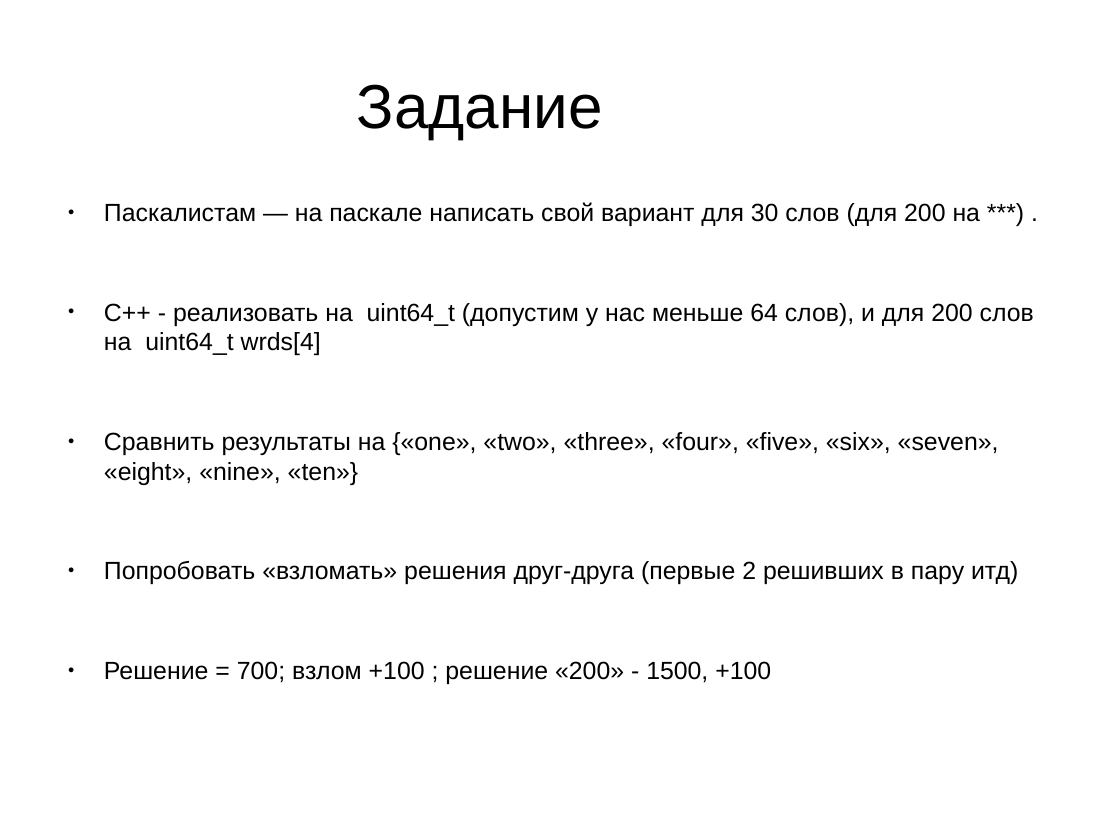
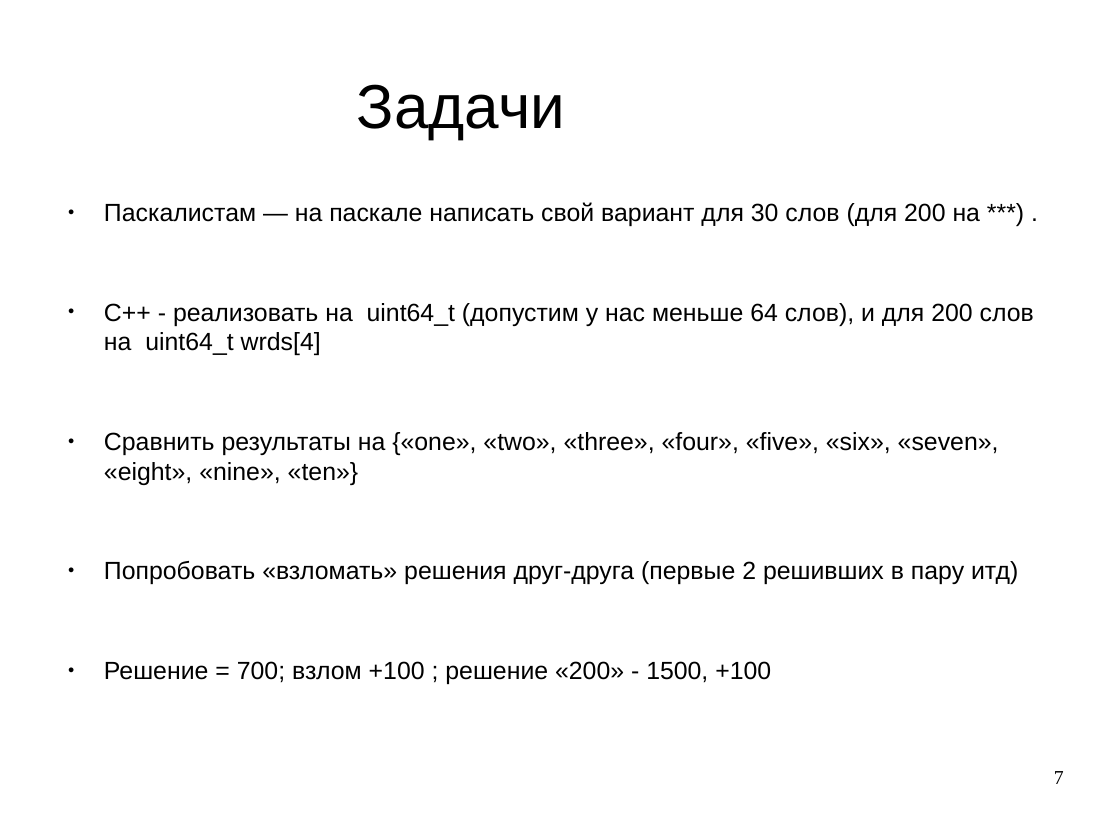
Before and after one commit to gritsulyak/School, a slide deck: slide 7 of 5/bagwords.odp. Drawn at 1120x840 pixels with LibreOffice and Linux fonts; fonts in the diff are those of the drawing. Boxes give left, top, right and bottom in pixels: in the first picture for what was removed or moved away, otherwise in the second. Text is boxed around its words. In the diff, an @@ line names an element or a change of style, - is before the commit and + after.

```diff
--- a/5/bagwords.odp
+++ b/5/bagwords.odp
@@ title at [357,84,565,139]: text changed @@
-Задание
+Задачи
@@ page number added at [1054,771,1064,784], 14 pt, text #000000 @@
+7
```
Also in this commit, not shown: 6 other slides changed, 7 slides added, 1 other file.
